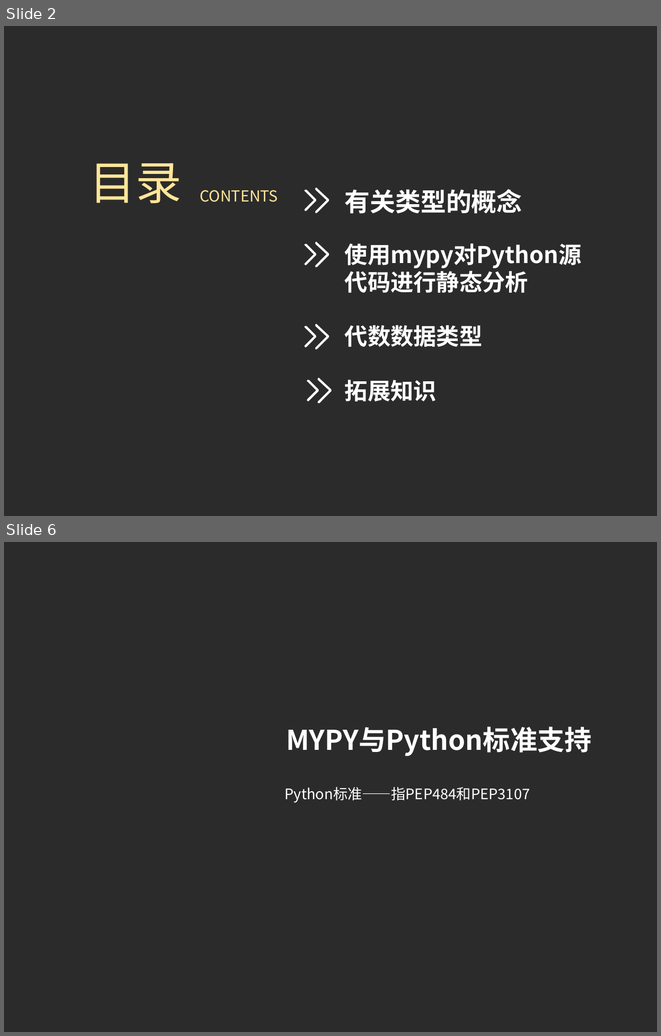
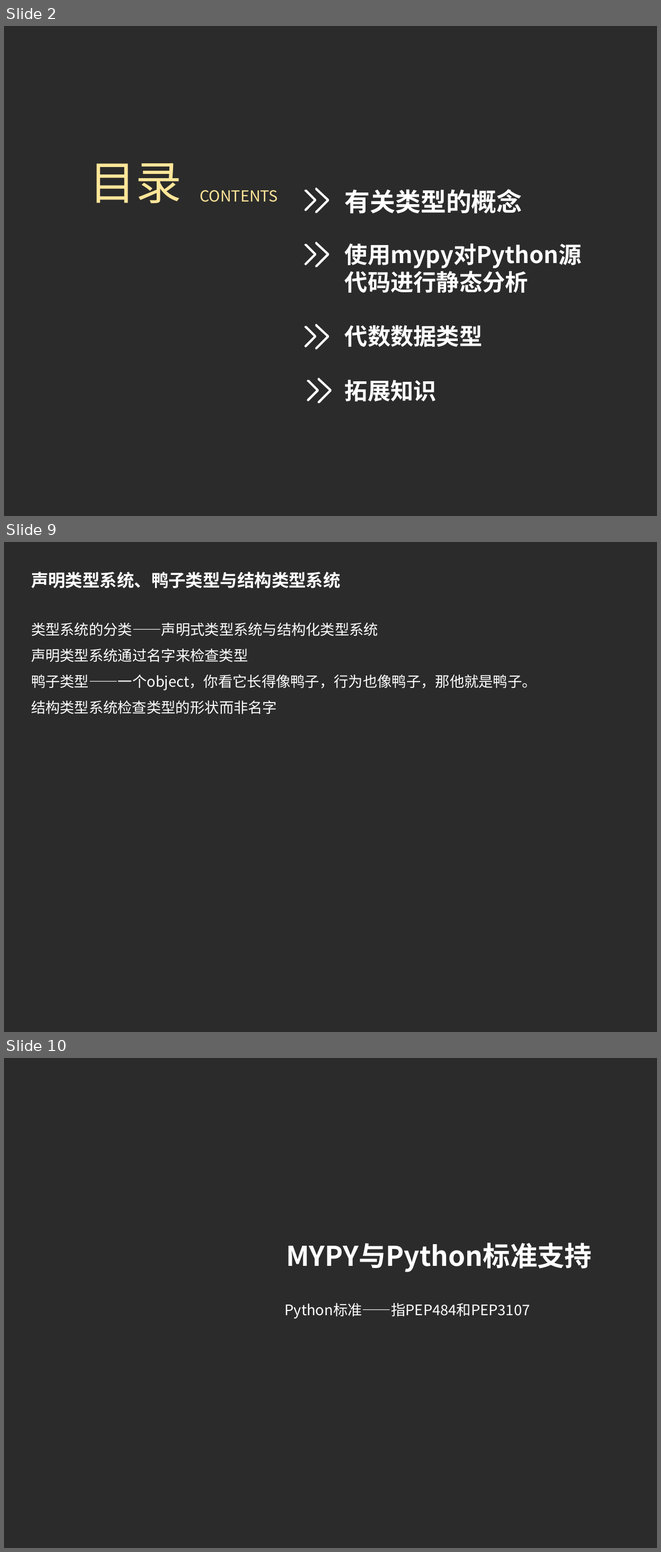
Before and after one commit to imlyzh/pycon, a slide deck: 静态类型的Python.pptx. Shown one above the other, each under a label of ours: slides 2 and 6 before the commit, slides 2, 9 and 10 after it; the slides between them are not shown. The pictures are 661x1036 and 661x1552 pixels, drawn with LibreOffice and Linux fonts; fonts in the diff are those of the drawing; background and template pictures are left out; a plain dark background stands for a picture behind light text. Boxes give left, top, right and bottom in pixels: in the first picture for what was removed or moved away, otherwise in the second. Text is boxed around its words. In the diff, an @@ line names an element or a change of style, - is before the commit and + after.

```diff
--- a/静态类型的Python.pptx
+++ b/静态类型的Python.pptx
@@ slide 9 added at bbox=[4, 542, 657, 1032], background picture (left out) @@
@@ text added at bbox=[31, 572, 341, 588], 19 pt, text #FFFFFF, bold @@
+声明类型系统、鸭子类型与结构类型系统
@@ text added at bbox=[31, 623, 537, 714], 16 pt, text #FFFFFF @@
+类型系统的分类——声明式类型系统与结构化类型系统
+声明类型系统通过名字来检查类型
+鸭子类型——一个object，你看它长得像鸭子，行为也像鸭子，那他就是鸭子。
+结构类型系统检查类型的形状而非名字
@@ what was slide 6 is now slide 10 @@
```
Also in this commit, not shown: 7 slides changed, 10 other slides added, 3 slides removed, 6 other files.
